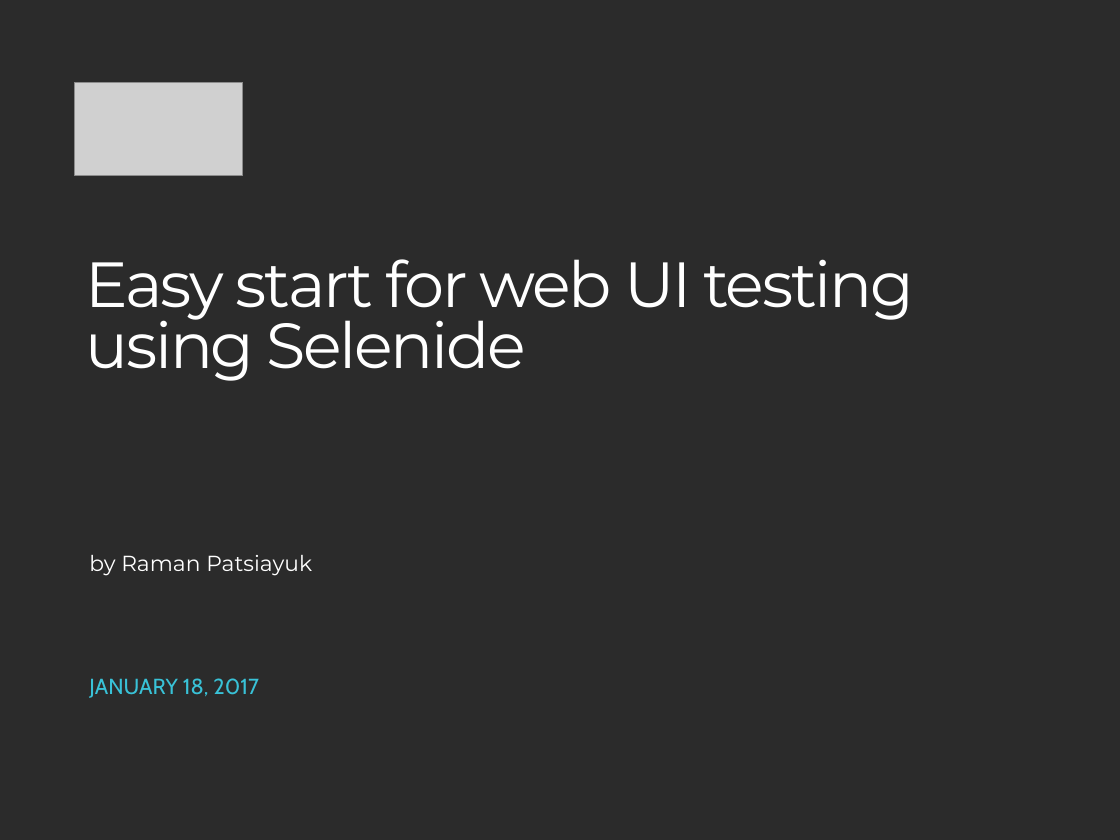
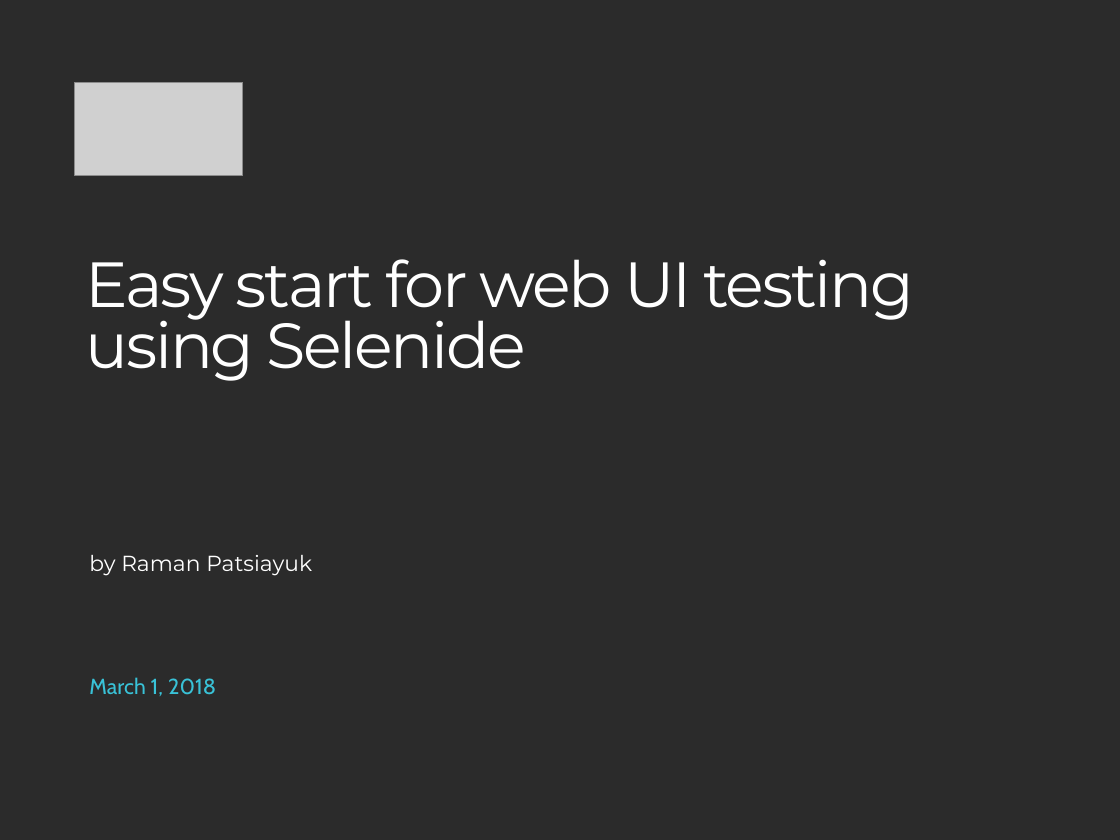
Before and after one commit to RamanPatsiayuk/Selenide, a slide deck: slide 1 of Selenide.pptx. Drawn at 1120x840 pixels with LibreOffice and Linux fonts; fonts in the diff are those of the drawing; grey boxes stand for pictures; background and template pictures are left out; a plain dark background stands for a picture behind light text. Boxes give left, top, right and bottom in pixels: in the first picture for what was removed or moved away, otherwise in the second. Text is boxed around its words. In the diff, an @@ line names an element or a change of style, - is before the commit and + after.

```diff
--- a/Selenide.pptx
+++ b/Selenide.pptx
@@ text at (x1=89, y1=677, x2=216, y2=696): text changed @@
-JANUARY 18, 2017
+March 1, 2018
```
Also in this commit, not shown: 3 other files.
